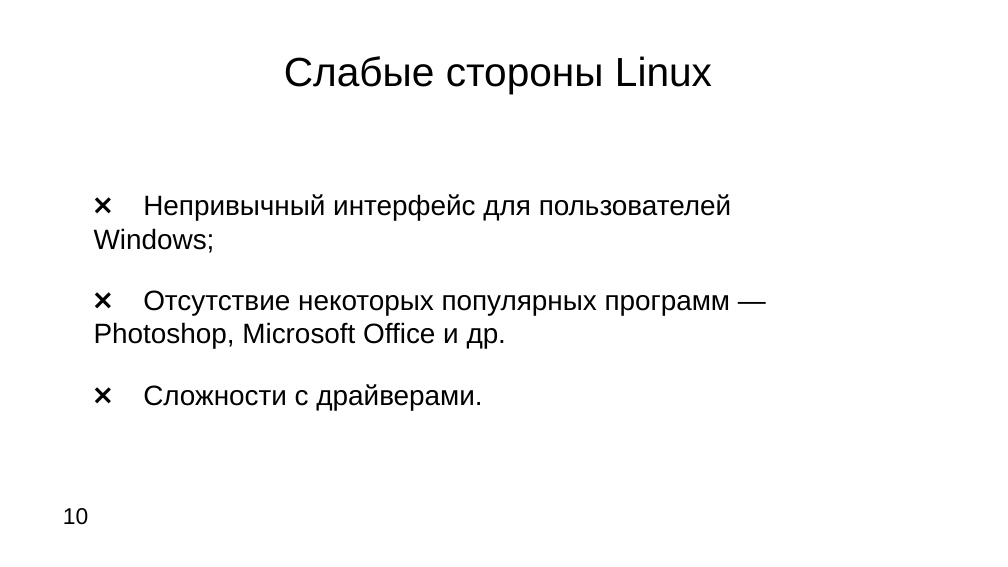
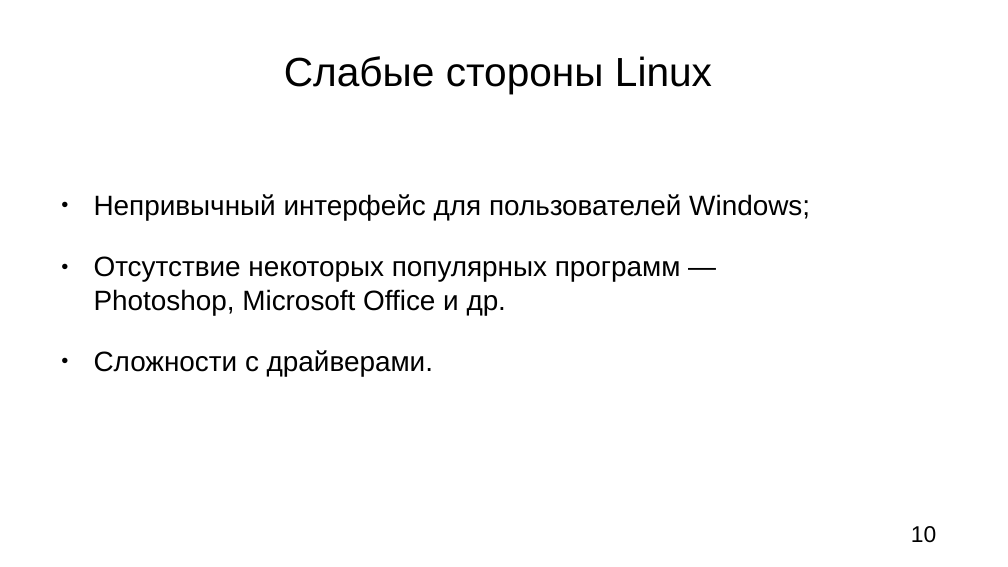
Before and after one commit to Ionova-Darya/digital-fundamentals, a slide deck: slide 10 of documents/Linux_vs_Windows.odp. Drawn at 1008x567 pixels with LibreOffice and Linux fonts; fonts in the diff are those of the drawing. Boxes give left, top, right and bottom in pixels: in the first picture for what was removed or moved away, otherwise in the second. Text is boxed around its words. In the diff, an @@ line names an element or a change of style, - is before the commit and + after.

```diff
--- a/documents/Linux_vs_Windows.odp
+++ b/documents/Linux_vs_Windows.odp
@@ text at (x1=94, y1=194, x2=810, y2=376): text changed @@
-❌ Непривычный интерфейс для пользователей Windows;
-❌ Отсутствие некоторых популярных программ — Photoshop, Microsoft Office и др.
-❌ Сложности с драйверами.
+● Непривычный интерфейс для пользователей Windows;
+● Отсутствие некоторых популярных программ — Photoshop, Microsoft Office и др.
+● Сложности с драйверами.
@@ page number moved from (x1=63, y1=508, x2=88, y2=525) to (x1=911, y1=526, x2=936, y2=543) @@
```
Also in this commit, not shown: 12 other slides changed.
